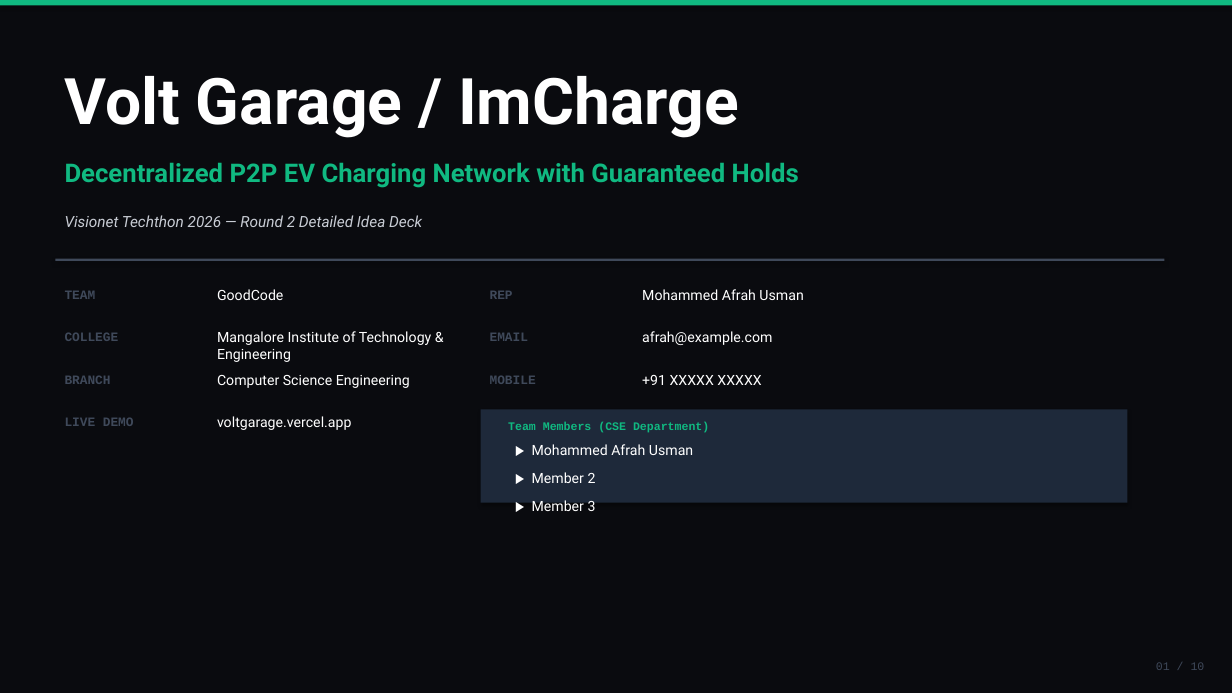
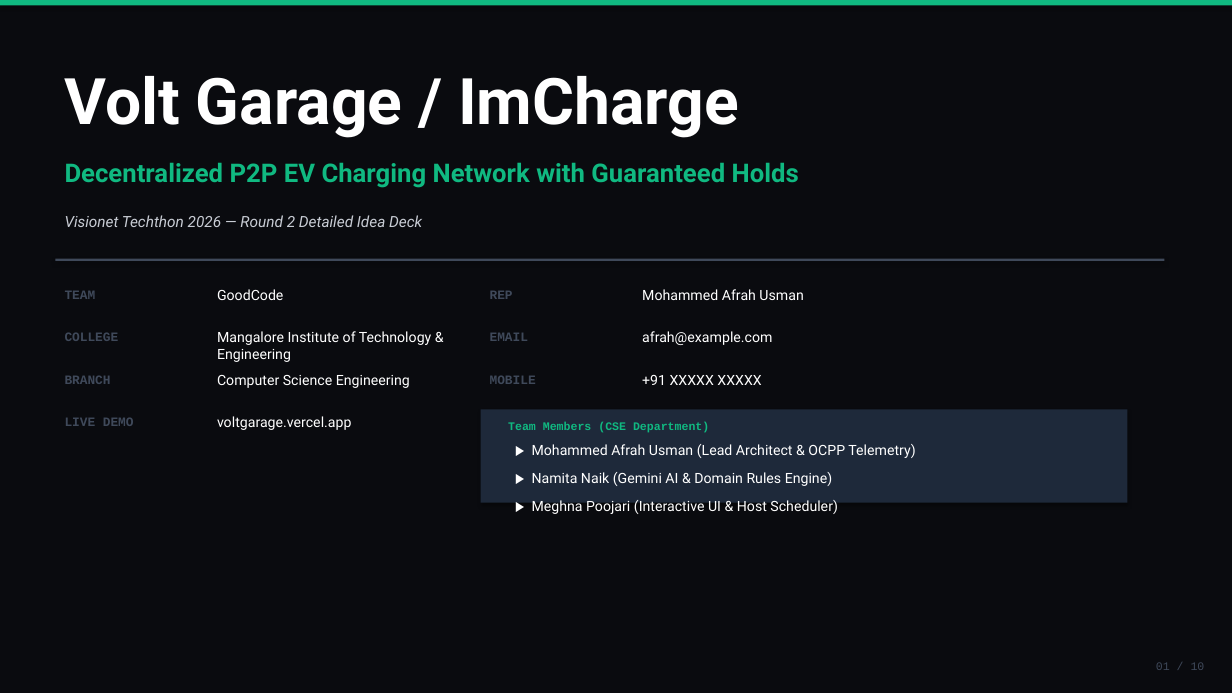
Before and after one commit to Imafrah/Volt-Garage, a slide deck: slide 1 of ImCharge_Techthon2026_Round2_GoodCode.pptx. Drawn at 1232x693 pixels with LibreOffice and Linux fonts; fonts in the diff are those of the drawing. Boxes give left, top, right and bottom in pixels: in the first picture for what was removed or moved away, otherwise in the second. Text is boxed around its words. In the diff, an @@ line names an element or a change of style, - is before the commit and + after.

```diff
--- a/ImCharge_Techthon2026_Round2_GoodCode.pptx
+++ b/ImCharge_Techthon2026_Round2_GoodCode.pptx
@@ text at (532,444,915,458): text changed @@
-▶ Mohammed Afrah Usman
+▶ Mohammed Afrah Usman (Lead Architect & OCPP Telemetry)
@@ text at (532,472,832,486): text changed @@
-▶ Member 2
+▶ Namita Naik (Gemini AI & Domain Rules Engine)
@@ text at (532,500,838,515): text changed @@
-▶ Member 3
+▶ Meghna Poojari (Interactive UI & Host Scheduler)
```
Also in this commit, not shown: 1 slide added, 1 slide removed, 1 other file.
